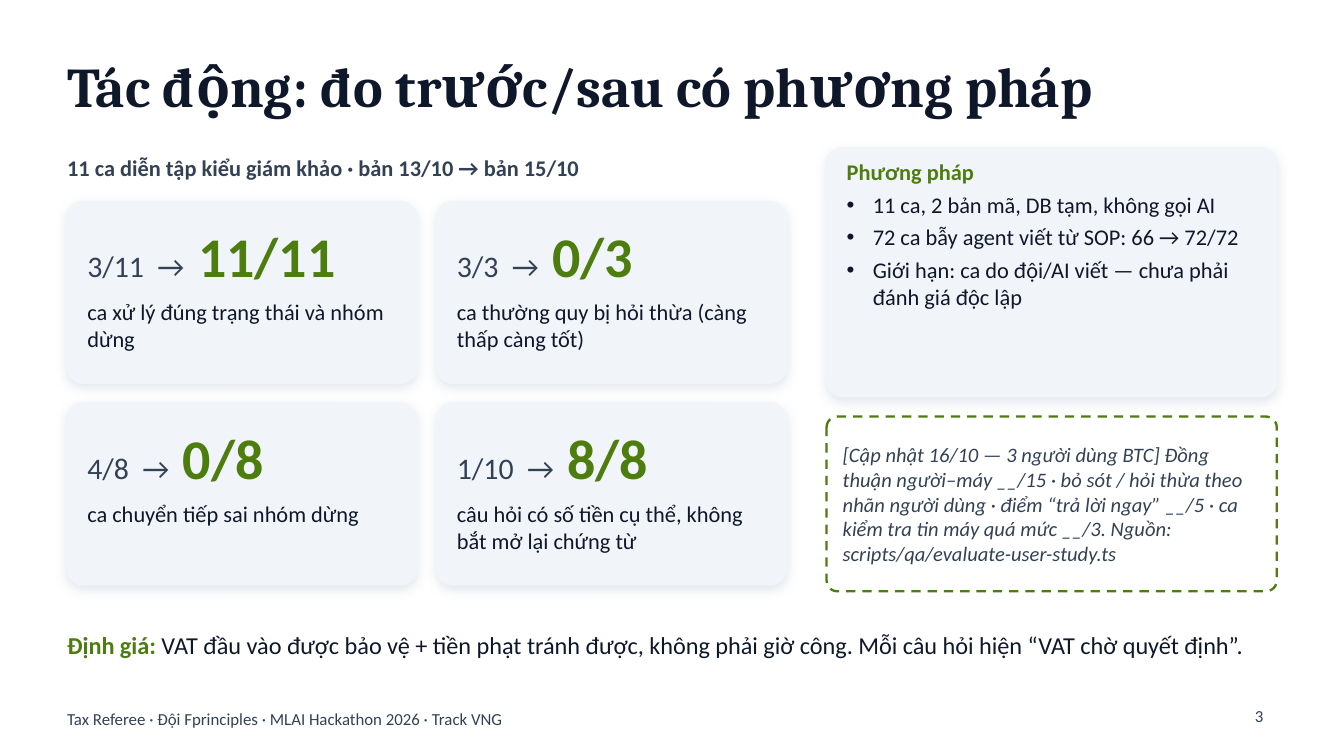
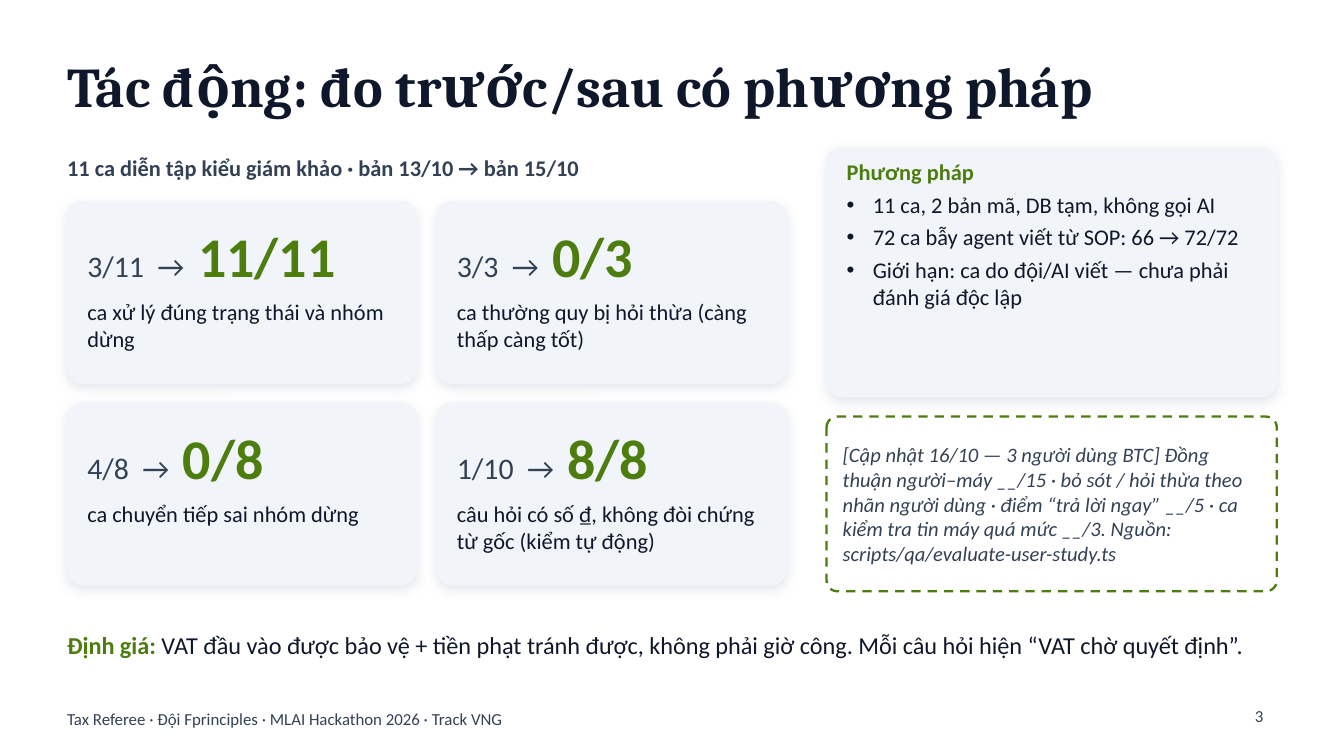
Before and after one commit to bminhnemhoi/tax_mlaihackathon, a slide deck: slide 3 of docs/submission/Tax-Referee-5-slides.pptx. Drawn at 1344x756 pixels with LibreOffice and Linux fonts; fonts in the diff are those of the drawing. Boxes give left, top, right and bottom in pixels: in the first picture for what was removed or moved away, otherwise in the second. Text is boxed around its words. In the diff, an @@ line names an element or a change of style, - is before the commit and + after.

```diff
--- a/docs/submission/Tax-Referee-5-slides.pptx
+++ b/docs/submission/Tax-Referee-5-slides.pptx
@@ text at [457,505,754,553]: text changed @@
-câu hỏi có số tiền cụ thể, không bắt mở lại chứng từ
+câu hỏi có số ₫, không đòi chứng từ gốc (kiểm tự động)
```
